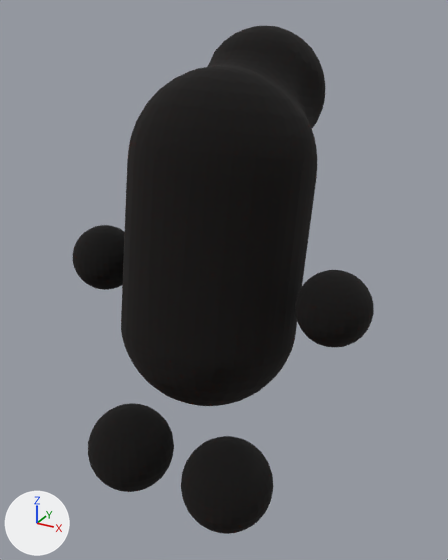
What one commit did to the glTF model art/models/tormentedSoul.glb.
Before and after are seen from a 50 mm lens placed at (0.87, -1.48, 0.87), pointed at (0.01, 0.08, 0.09). The axes (+X, +Y, +Z) are drawn at lower left. The lights are the same throughout. Where no turn or scale is listed for an object, it has been applied to the vertices.

In view in the first picture: 'Body', 'Hands', 'Legs'.
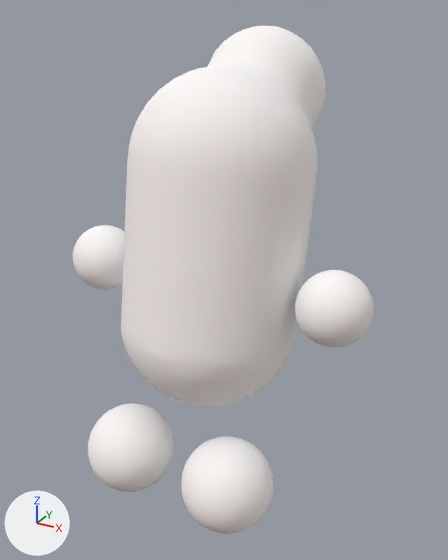
Location of each change, [x1, y1, x2, y2] in pixels of the pictures (448 x 560 px):
'Body', recoloured (black to white): [121, 26, 325, 406] in both
'Legs', recoloured (black to white): [88, 403, 273, 534] in both
'Hands', recoloured (black to white): [73, 225, 374, 348] in both

The change in detail:
Material 'Body' (mat_body) changes colour from black #000000 to white #ffffff; in linear values from (0.0, 0.0, 0.0) to (1.0, 1.0, 1.0).
